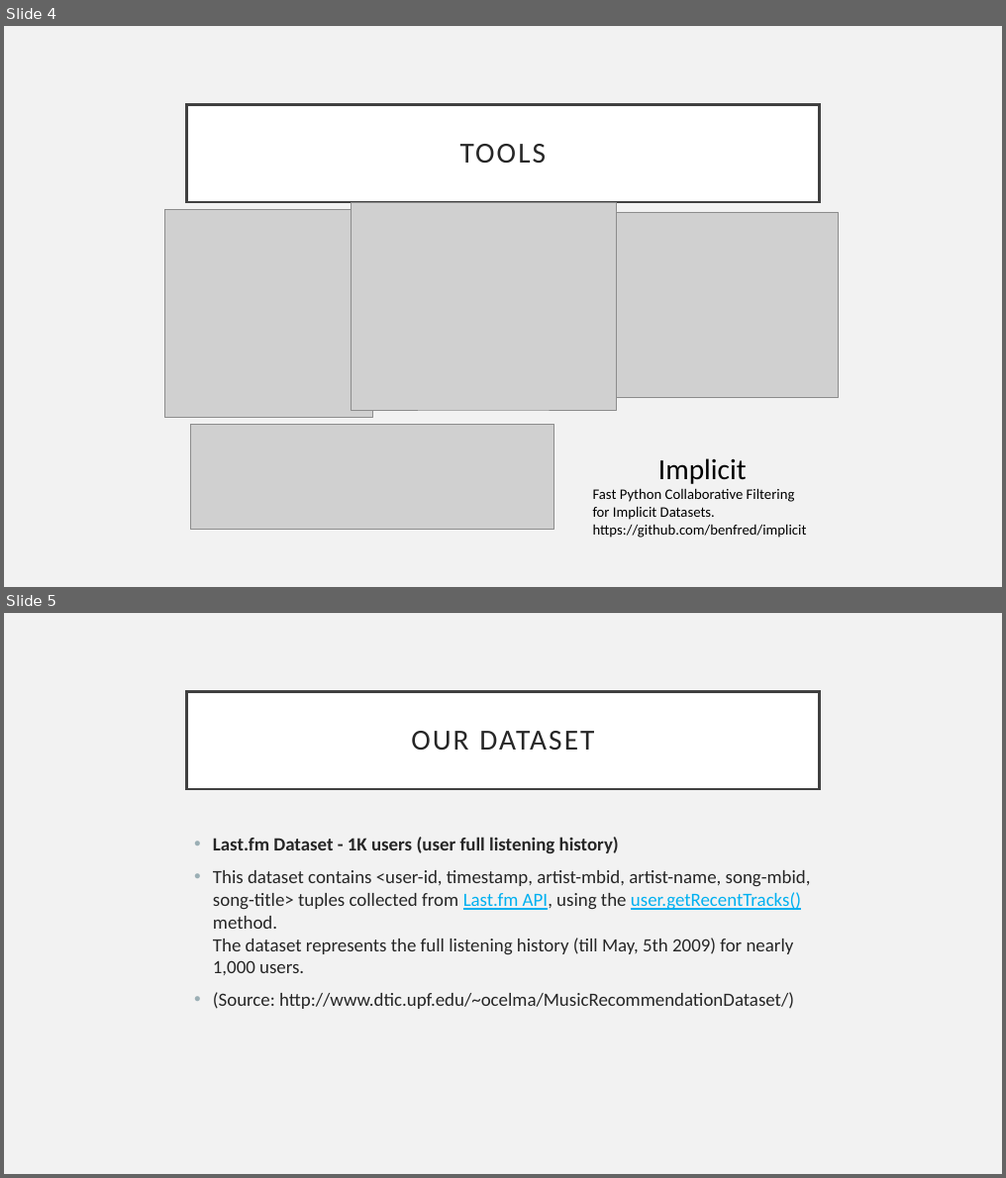
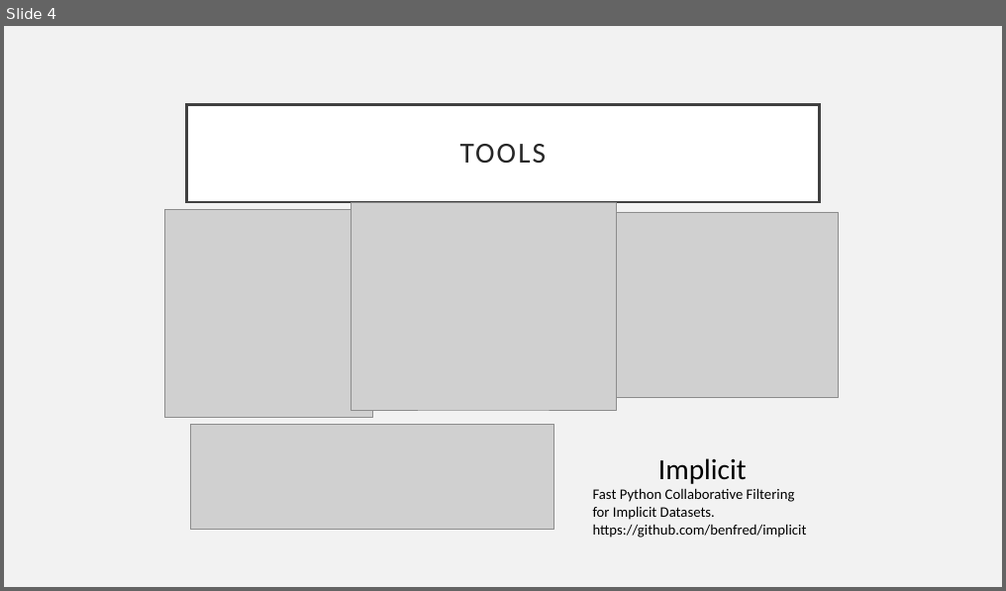
Before and after one commit to alexing/musicmagal, a slide deck: presentation.pptx. Shown one above the other, each under a label of ours: slides 4 and 5 before the commit, slide 4 after it. The pictures are 1006x1178 and 1006x591 pixels, drawn with LibreOffice and Linux fonts; fonts in the diff are those of the drawing; grey boxes stand for pictures. Boxes give left, top, right and bottom in pixels: in the first picture for what was removed or moved away, otherwise in the second. Text is boxed around its words. In the diff, an @@ line names an element or a change of style, - is before the commit and + after.

```diff
--- a/presentation.pptx
+++ b/presentation.pptx
@@ slide 5 removed at box(4, 613, 1002, 1174), background #F2F2F2 @@
@@ title removed at box(187, 691, 819, 789) @@
-OUR DATASET
@@ text removed at box(213, 837, 811, 1009) @@
-• Last.fm Dataset - 1K users (user full listening history)
-• This dataset contains <user-id, timestamp, artist-mbid, artist-name, song-mbid, song-title> tuples collected from Last.fm API, using the user.getRecentTracks() method.
-  The dataset represents the full listening history (till May, 5th 2009) for nearly 1,000 users.
-• (Source: http://www.dtic.upf.edu/~ocelma/MusicRecommendationDataset/)
```
Also in this commit, not shown: 2 slides changed, 8 slides added, 4 other slides removed.
